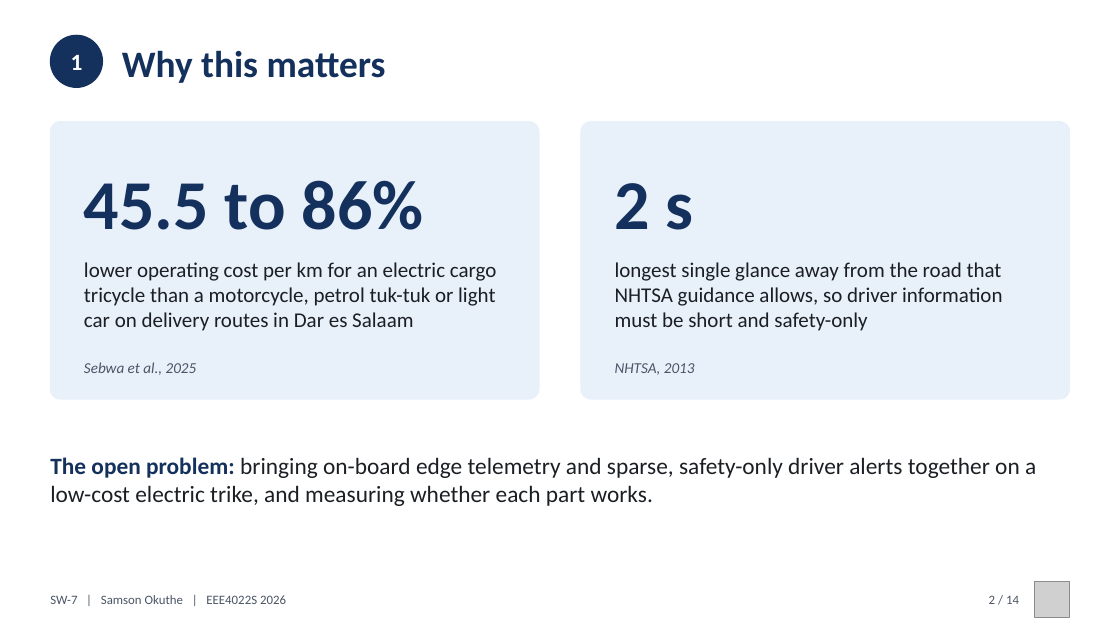
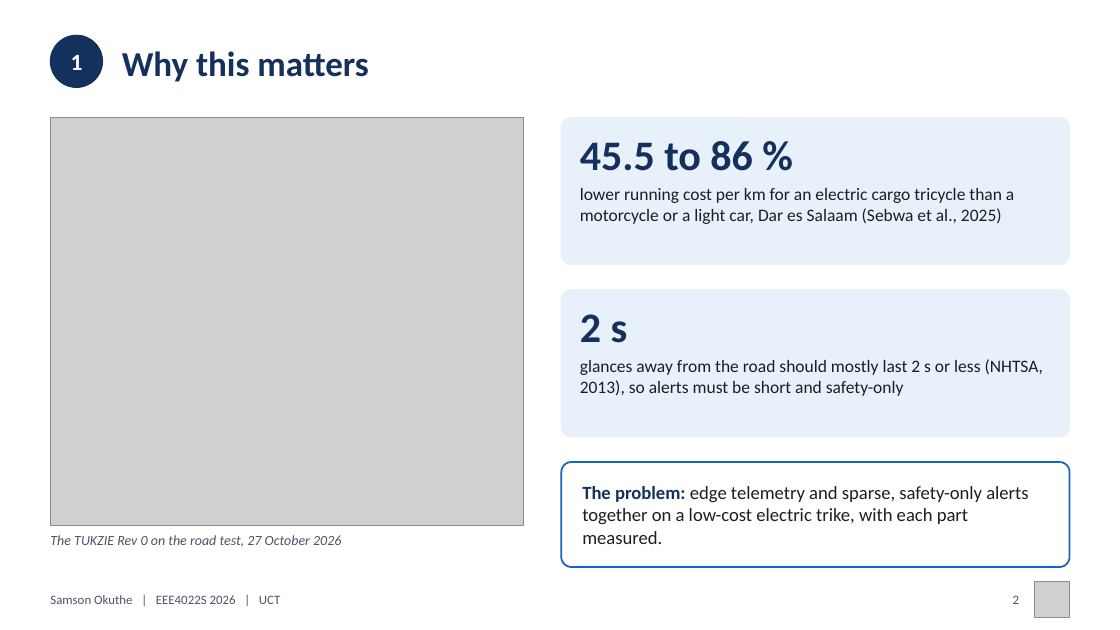
Before and after one commit to 0geder/Tukzie-HPEC-HUD, a slide deck: slide 2 of Presentation/SW7_Final_Presentation.pptx. Drawn at 1120x630 pixels with LibreOffice and Linux fonts; fonts in the diff are those of the drawing; grey boxes stand for pictures. Boxes give left, top, right and bottom in pixels: in the first picture for what was removed or moved away, otherwise in the second. Text is boxed around its words. In the diff, an @@ line names an element or a change of style, - is before the commit and + after.

Commit message:
Oral and poster: deck and A1 poster rebuilt with the 27 Oct results and final report figures, no SW-7; script, Q&A, examiner prep and numbers cheat sheet updated

```diff
--- a/Presentation/SW7_Final_Presentation.pptx
+++ b/Presentation/SW7_Final_Presentation.pptx
@@ text "Why this matters" at [122,51,368,82]: size 32 to 30 pt @@
@@ picture added at [50,118,523,525] @@
@@ rounded rectangle: place and size @@
-rounded rectangle at [581,122,1070,399]
+rounded rectangle at [561,118,1070,265]
@@ rounded rectangle at [561,118,1070,265]: proportions changed @@
@@ text at [580,141,753,171]: text changed; size 60 to 36 pt @@
-45.5 to 86%
+45.5 to 86 %
@@ text at [580,188,1014,224]: text changed; size 18 to 15 pt @@
-lower operating cost per km for an electric cargo tricycle than a motorcycle, petrol tuk-tuk or light car on delivery routes in Dar es Salaam
+lower running cost per km for an electric cargo tricycle than a motorcycle or a light car, Dar es Salaam (Sebwa et al., 2025)
@@ text removed at [615,262,1002,331] @@
-longest single glance away from the road that NHTSA guidance allows, so driver information must be short and safety-only
@@ rounded rectangle at [561,290,1070,437]: proportions changed @@
@@ rounded rectangle: place and size @@
-rounded rectangle at [50,122,539,399]
+rounded rectangle at [561,290,1070,437]
@@ text "2 s": place and size @@
-text "2 s" at [615,183,694,230]
+text "2 s" at [580,314,628,343]
@@ text "2 s" at [580,314,628,343]: size 60 to 36 pt @@
@@ text at [580,359,1043,396]: text changed; size 13 to 15 pt; text colour #4A5566 to #1B1F24; italic off @@
-NHTSA, 2013
+glances away from the road should mostly last 2 s or less (NHTSA, 2013), so alerts must be short and safety-only
@@ text "glances away from the road ..." at [580,359,1043,396]: vertical alignment middle to top @@
@@ text removed at [84,362,197,375] @@
-Sebwa et al., 2025
@@ rounded rectangle added at [561,462,1070,567], fill #FFFFFF, outline #1565C0 1.5 pt @@
@@ text at [582,486,1028,544]: text changed; size 20 to 16 pt @@
-The open problem: bringing on-board edge telemetry and sparse, safety-only driver alerts together on a low-cost electric trike, and measuring whether each part works.
+The problem: edge telemetry and sparse, safety-only alerts together on a low-cost electric trike, with each part measured.
@@ text added at [50,535,341,547], 12 pt, text #4A5566, italic @@
+The TUKZIE Rev 0 on the road test, 27 October 2026
@@ text at [50,595,280,604]: text changed @@
-SW-7 | Samson Okuthe | EEE4022S 2026
+Samson Okuthe | EEE4022S 2026 | UCT
@@ text at [1013,595,1019,604]: text changed @@
-2 / 14
+2
```
Also in this commit, not shown: 4 other slides changed, 8 slides added, 9 slides removed, 19 other files.
